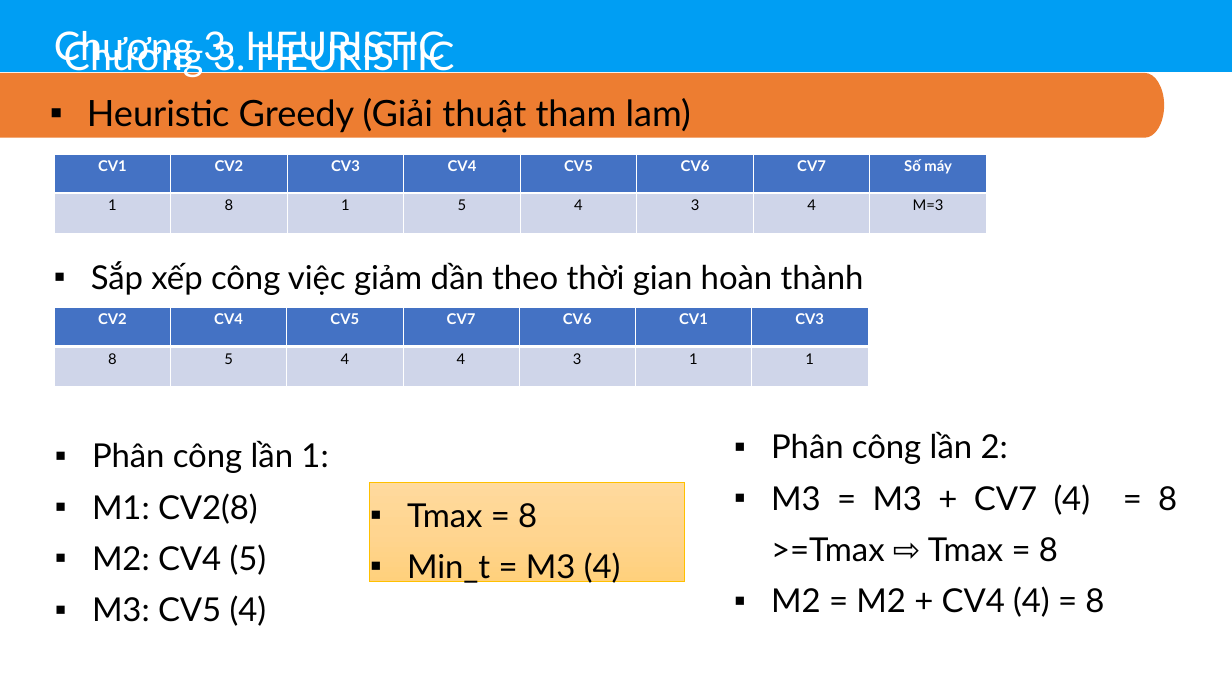
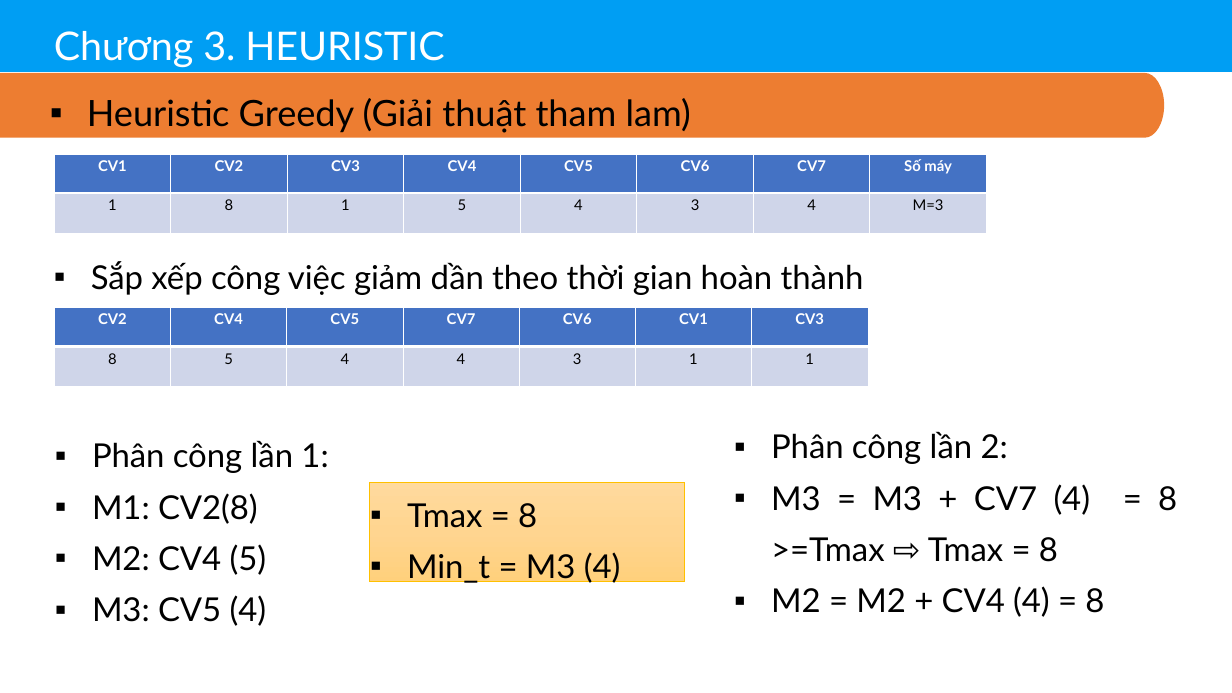
Before and after one commit to thinhdoanvu/AI, a slide deck: slide 21 of Slides/Chuong3_Heutistic.pptx. Drawn at 1232x693 pixels with LibreOffice and Linux fonts; fonts in the diff are those of the drawing. Boxes give left, top, right and bottom in pixels: in the first picture for what was removed or moved away, otherwise in the second. Text is boxed around its words. In the diff, an @@ line names an element or a change of style, - is before the commit and + after.

```diff
--- a/Slides/Chuong3_Heutistic.pptx
+++ b/Slides/Chuong3_Heutistic.pptx
@@ text removed at (54, 31, 454, 78) @@
-Chương 3. HEURISTIC
```
Also in this commit, not shown: 6 other slides changed.
